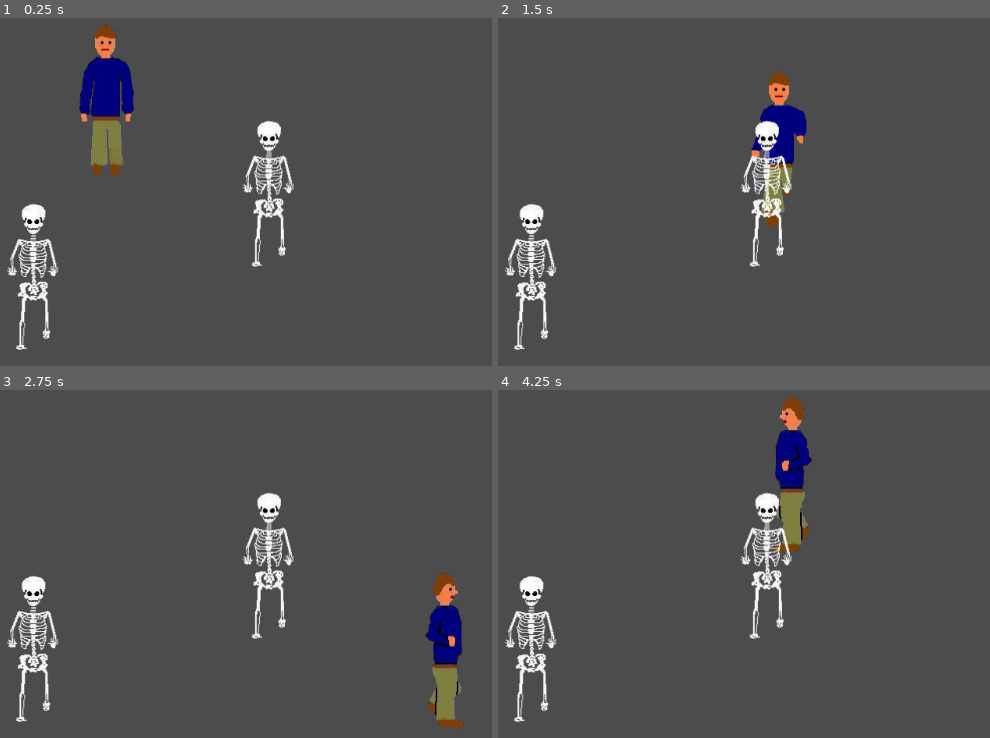
Above: before the commit, frames 1-4 (two rows, left to right).
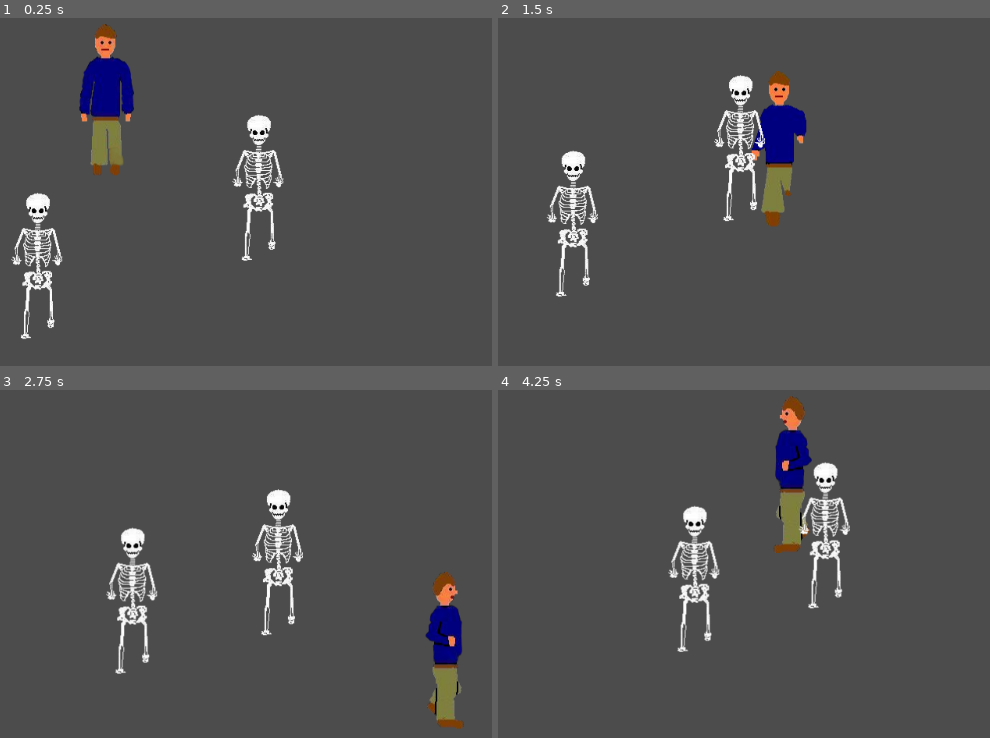
Above: after the commit, the same moments.

Repository: JohnyBuk/TotalMaster
Game: Godot game, scene res://scenes/TestLevel.tscn
Same seed, same stepped clock (60 frames per second), same inputs: the game is played once before the commit and once after it.
Inputs:
- Up to frame 1 (0.25 s): no input
- Up to frame 2 (1.5 s): hold Right (ui_right) 0.53-1.28 s; hold Down (ui_down) from 1.28 s (still down)
- Up to frame 3 (2.75 s): release Down (ui_down) at 2.03 s; hold Right (ui_right) from 2.03 s (still down)
- Up to frame 4 (4.25 s): release Right (ui_right) at 2.78 s; hold Up (ui_up) 2.78-3.53 s; hold Left (ui_left) from 3.53 s (still down)

The runs differ from the first frame. In frame 1, 4.2% of the frame differs, in the area x 1-60%, y 27-96%; in frame 2, 5.6%; in frame 3, 5.0%; in frame 4, 6.0%, in the area x 1-72%, y 20-96%.

Commit message:
skeletons moves towards player

Diff:
--- a/scenes/Skeleton.tscn
+++ b/scenes/Skeleton.tscn
@@ -1,9 +1,10 @@
-[gd_scene load_steps=7 format=2]
+[gd_scene load_steps=8 format=2]
 
 [ext_resource path="res://images/skeleton/sd2.png" type="Texture" id=1]
 [ext_resource path="res://images/skeleton/sd1.png" type="Texture" id=2]
 [ext_resource path="res://images/skeleton/sd3.png" type="Texture" id=3]
 [ext_resource path="res://images/skeleton/sd4.png" type="Texture" id=4]
+[ext_resource path="res://scripts/Skeleton.gd" type="Script" id=5]
 
 [sub_resource type="SpriteFrames" id=1]
 animations = [ {
@@ -14,10 +15,12 @@
 } ]
 
 [sub_resource type="CapsuleShape2D" id=2]
-radius = 16.4301
+radius = 23.104
 height = 153.839
 
-[node name="Skeleton" type="Area2D"]
+[node name="Skeleton" type="KinematicBody2D"]
+script = ExtResource( 5 )
+speed = 1
 
 [node name="AnimatedSprite" type="AnimatedSprite" parent="."]
 frames = SubResource( 1 )
--- /dev/null
+++ b/scripts/Skeleton.gd
@@ -0,0 +1,7 @@
+extends KinematicBody2D
+
+export var speed = 5
+
+func _physics_process(delta):
+	var velocity = (get_node("../Player").position - position).normalized()
+	move_and_collide(velocity * speed)
